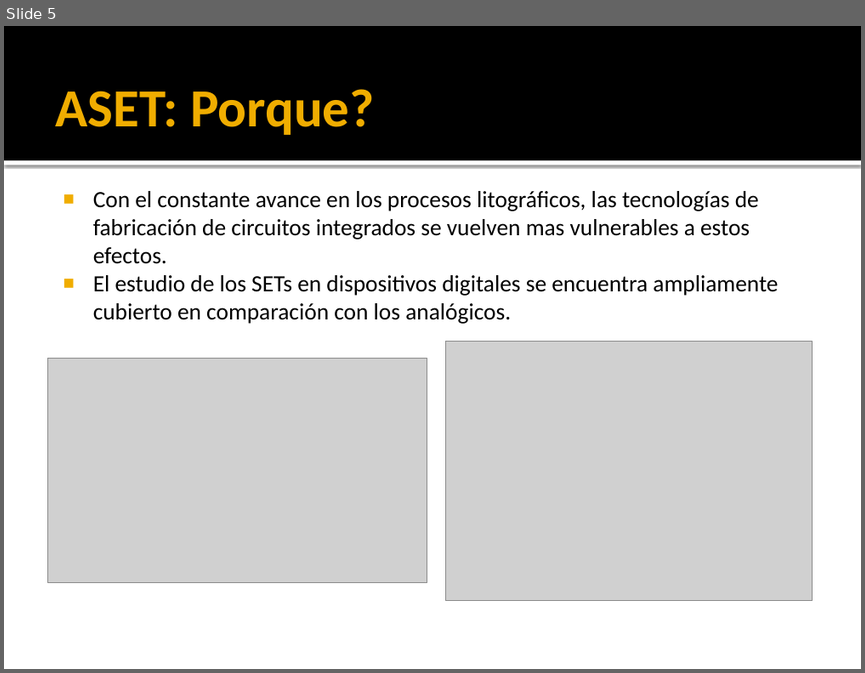
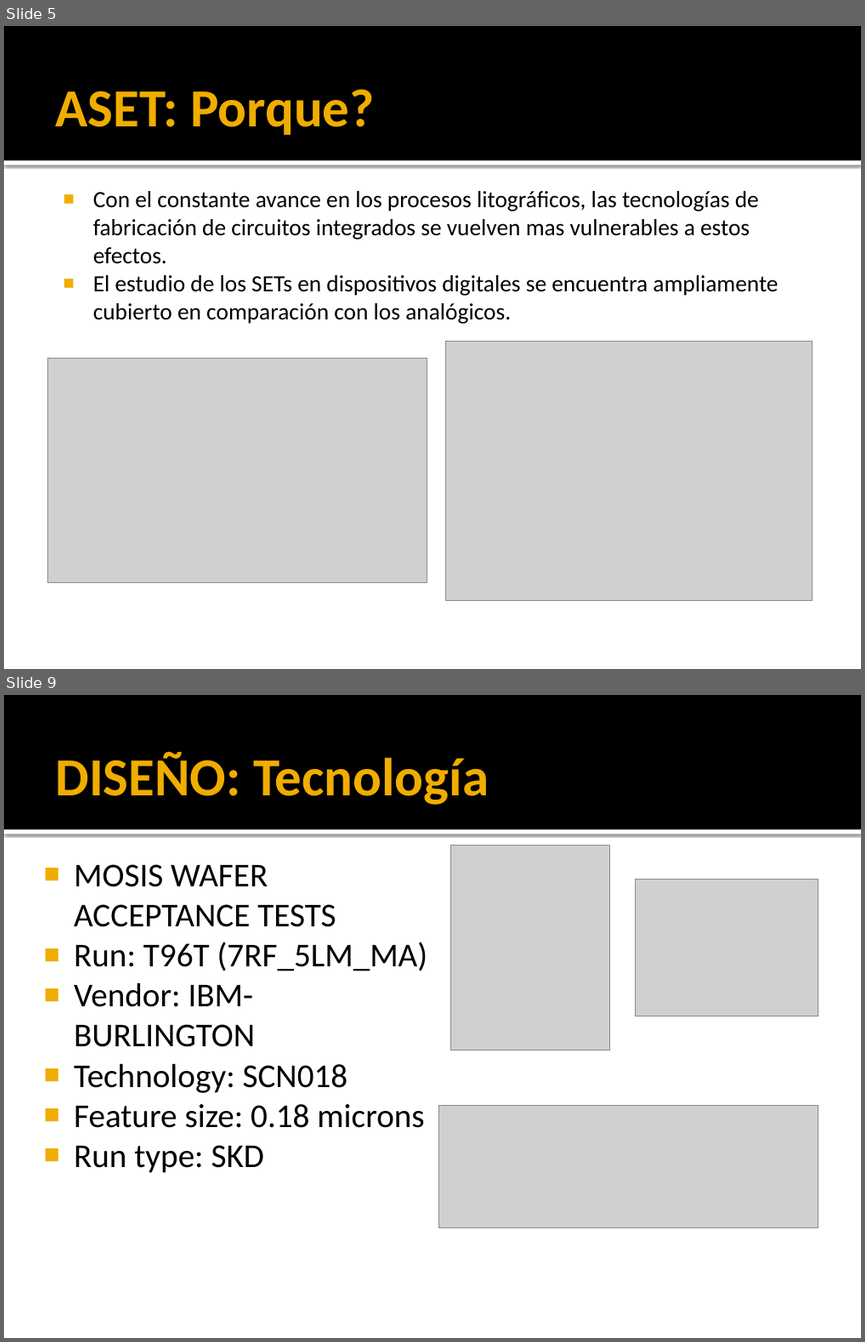
Before and after one commit to ginotkj/fiocs, a slide deck: Documentation/Documentacion/PRESENTACION.pptx. Shown one above the other, each under a label of ours: slide 5 before the commit, slides 5 and 9 after it; the slides between them are not shown. The pictures are 865x673 and 865x1342 pixels, drawn with LibreOffice and Linux fonts; fonts in the diff are those of the drawing; grey boxes stand for pictures. Boxes give left, top, right and bottom in pixels: in the first picture for what was removed or moved away, otherwise in the second. Text is boxed around its words. In the diff, an @@ line names an element or a change of style, - is before the commit and + after.

```diff
--- a/Documentation/Documentacion/PRESENTACION.pptx
+++ b/Documentation/Documentacion/PRESENTACION.pptx
@@ slide 9 added at <box>4,695,861,1338</box>, background #FFFFFF; not listed: 2 template elements that a slide beside it also shows @@
@@ title added at <box>55,751,488,805</box>, 45 pt, text #F0AD00, bold @@
+DISEÑO: Tecnología
@@ picture added at <box>450,845,610,1049</box> @@
@@ text added at <box>74,864,428,1173</box>, 28 pt, text #000000 @@
+■ MOSIS WAFER ACCEPTANCE TESTS
+■ Run: T96T (7RF_5LM_MA)
+■ Vendor: IBM-BURLINGTON
+■ Technology: SCN018
+■ Feature size: 0.18 microns
+■ Run type: SKD
@@ picture added at <box>635,879,818,1016</box> @@
@@ picture added at <box>439,1106,818,1228</box> @@
```
Also in this commit, not shown: 9 other slides added.
